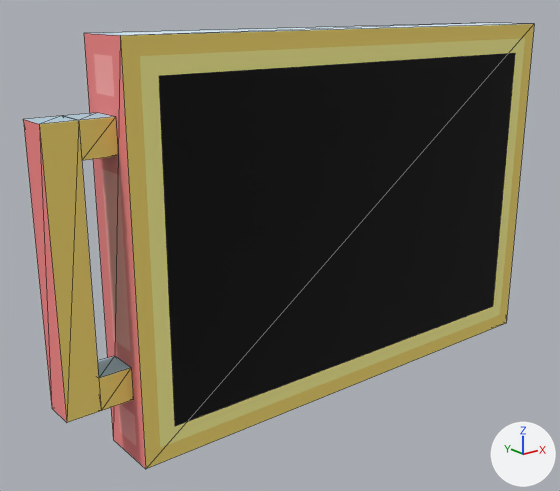
What one commit did to the glTF model just_space_things_godot/Assets/Models/Monitors/monitor_30x20.glb.
Before and after are seen from a camera (50 mm lens) standing at (-2.2, -2.19, 0.84) and looking at (-0.28, 0.21, -0.11). The axes (+X, +Y, +Z) are drawn at lower right. The lights are the same throughout. Mesh edges are drawn as thin lines. Where no turn or scale is listed for an object, it has been applied to the vertices.

Script lines for the objects in view, before the commit:
```python
ob_cube = bpy.data.objects.new('cube', me_mesh_0)
ob_cube.location = (0.0, 0.0, 0.0)
ob_cube_001 = bpy.data.objects.new('cube.001', me_mesh_1)
ob_cube_001.location = (0.0, 0.0, 0.0)
ob_cube_002 = bpy.data.objects.new('cube.002', me_mesh_2)
ob_cube_002.location = (0.0, 0.0, 0.0)
ob_cube_003 = bpy.data.objects.new('cube.003', me_mesh_3)
ob_cube_003.location = (0.0, 0.0, 0.0)
```
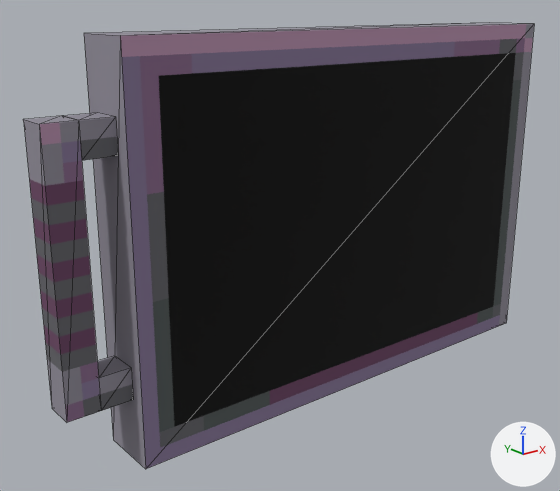
Where the change shows, as pixel boxes [x1, y1, x2, y2] in the pictures (560 x 491 px):
'cube', surface changed: [84, 23, 534, 469] in both
'cube.003', surface changed: [23, 116, 101, 422] in both
'cube.001', surface changed (yellow to grey): [64, 113, 118, 161] in both
'cube.002', surface changed: [97, 356, 133, 411] in both

Edits to the bpy script that builds the scene:
```text
Add img_monitor_30x20_texture_png:
    img_monitor_30x20_texture_png = load_image('monitor_30x20_texture.png', 'monitor_30x20_texture.png', 128, 128, 'sRGB')
Change mat_material_0:
    where n4 = _N.new('ShaderNodeTexImage'); n4.name = 'Image Texture'
    n4.image: img_image_0 -> img_monitor_30x20_texture_png
```
